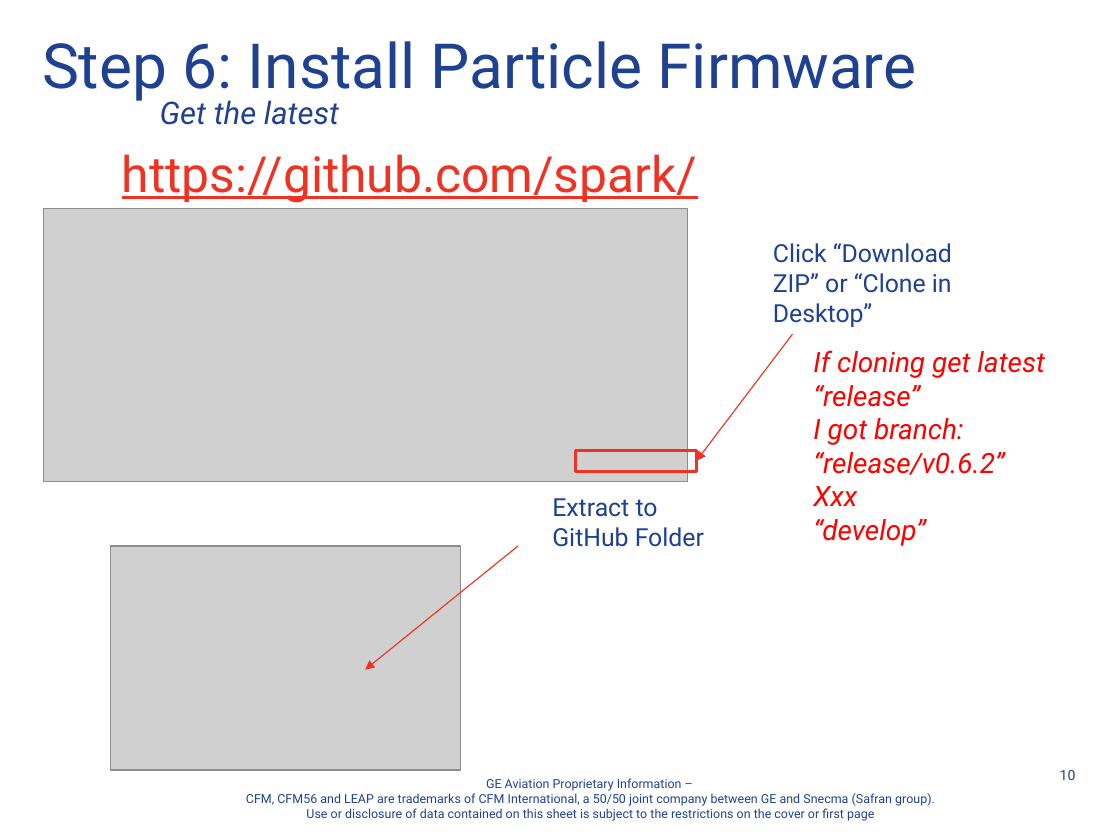
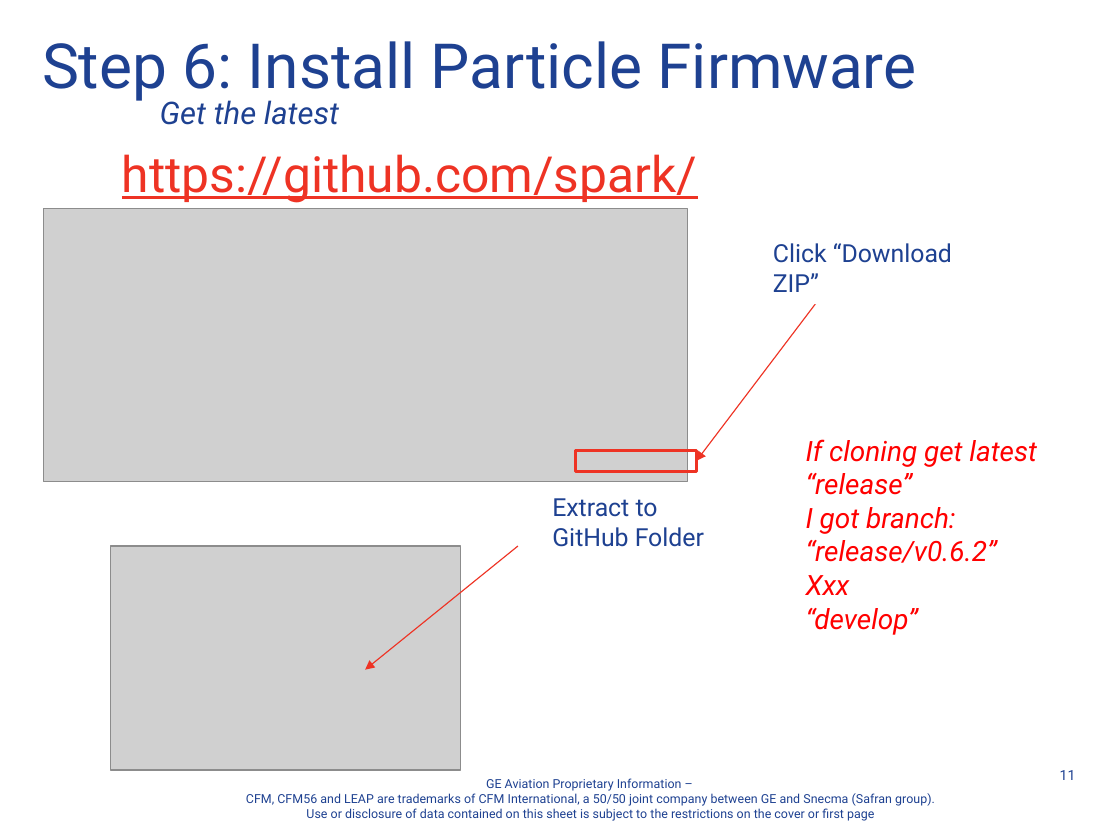
Before and after one commit to davegutz/Wind, a slide deck: slide 11 of Documentation/A Course Controls Laptop Setup Instructions Standalone Photon.pptx (slide 10 before the commit). Drawn at 1120x840 pixels with LibreOffice and Linux fonts; fonts in the diff are those of the drawing; grey boxes stand for pictures; background and template pictures are left out. Boxes give left, top, right and bottom in pixels: in the first picture for what was removed or moved away, otherwise in the second. Text is boxed around its words. In the diff, an @@ line names an element or a change of style, - is before the commit and + after.

```diff
--- a/Documentation/A Course Controls Laptop Setup Instructions Standalone Photon.pptx
+++ b/Documentation/A Course Controls Laptop Setup Instructions Standalone Photon.pptx
@@ text at (773,243,952,292): text changed @@
-Click “Download ZIP” or “Clone in Desktop”
+Click “Download ZIP”
@@ text "If cloning get latest “release”": place and size @@
-text "If cloning get latest “release”" at (813,350,1044,546)
+text "If cloning get latest “release”" at (806,439,1036,635)
@@ page number at (1060,770,1076,780): text changed @@
-10
+11
```
Also in this commit, not shown: 6 other slides changed, 1 slide added.
